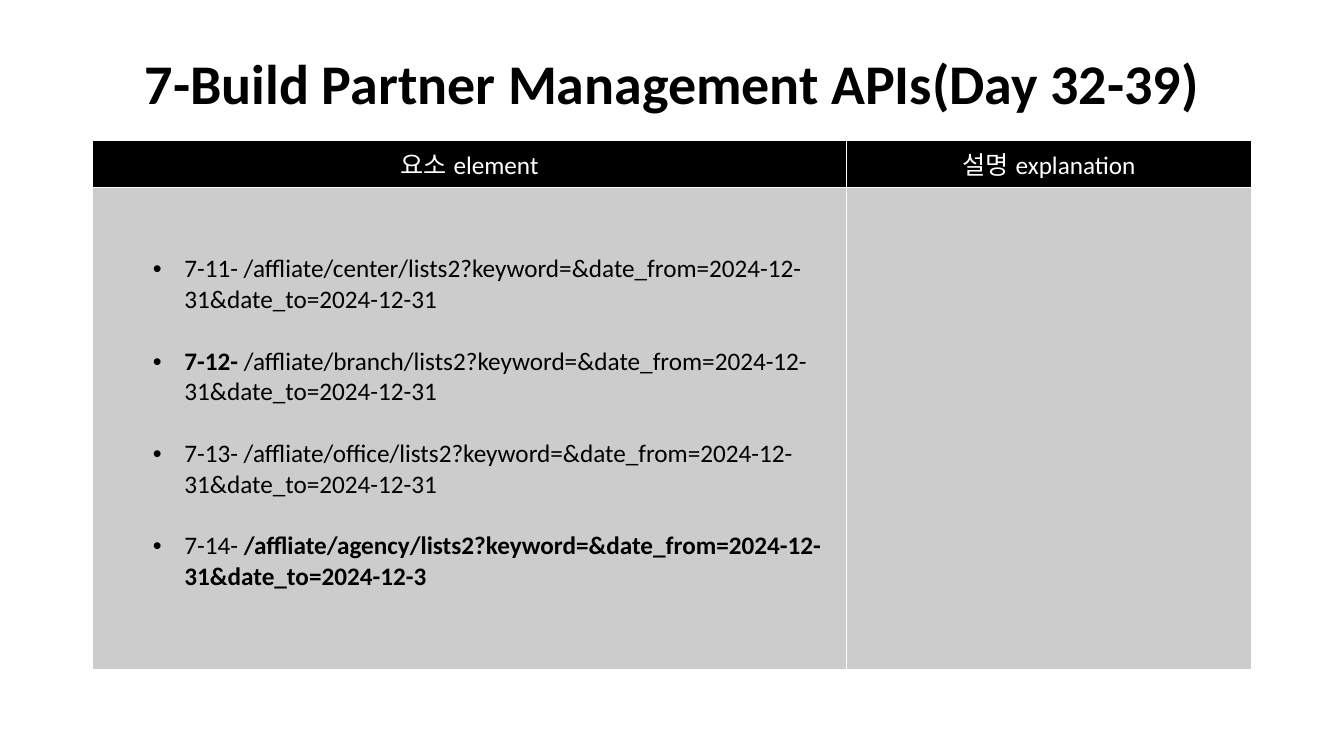
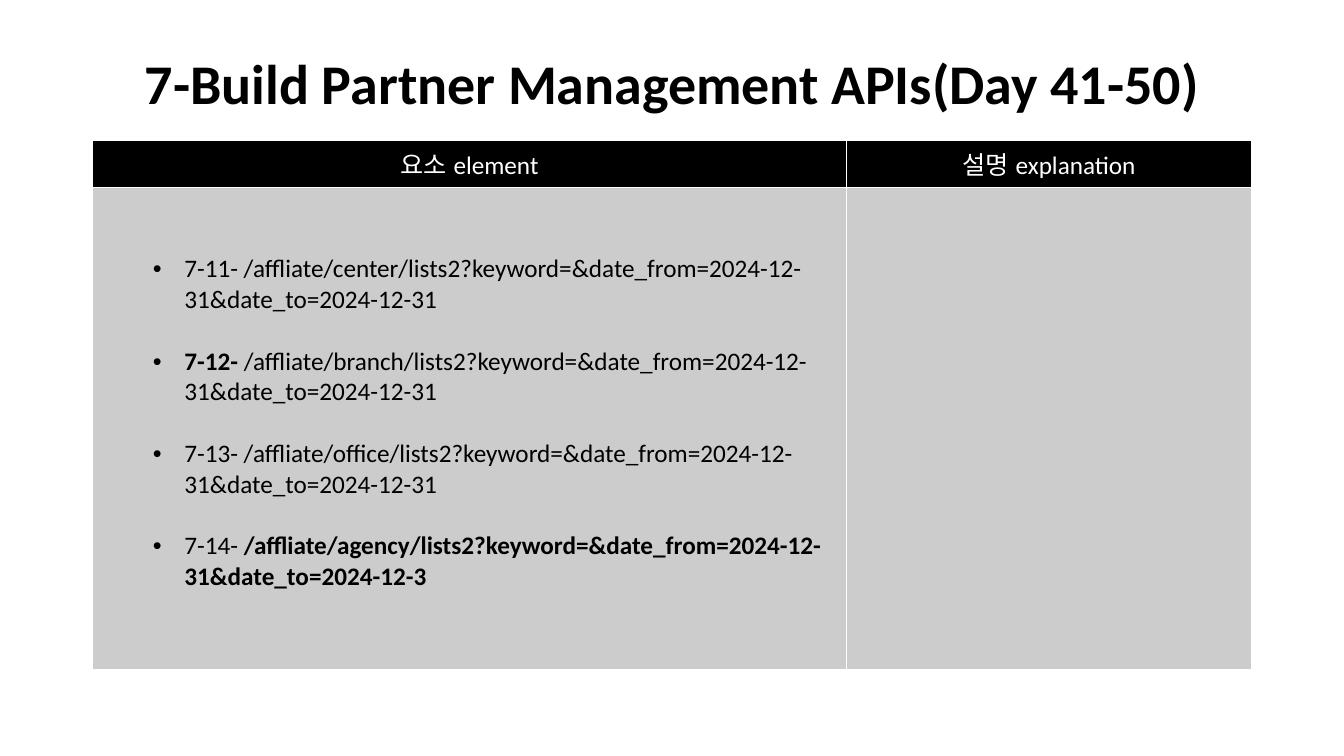
Before and after one commit to javaman37/garnet, a slide deck: slide 18 of src/main/resources/AdminPagePlanning.pptx (slide 15 before the commit). Drawn at 1344x756 pixels with LibreOffice and Linux fonts; fonts in the diff are those of the drawing. Boxes give left, top, right and bottom in pixels: in the first picture for what was removed or moved away, otherwise in the second. Text is boxed around its words. In the diff, an @@ line names an element or a change of style, - is before the commit and + after.

Commit message:
-add more user APIs(4-11->4-21),update plan

```diff
--- a/src/main/resources/AdminPagePlanning.pptx
+++ b/src/main/resources/AdminPagePlanning.pptx
@@ title at (x1=145, y1=62, x2=1199, y2=114): text changed @@
-7-Build Partner Management APIs(Day 32-39)
+7-Build Partner Management APIs(Day 41-50)
```
Also in this commit, not shown: 22 other slides changed, 3 slides added, 1 other file.
